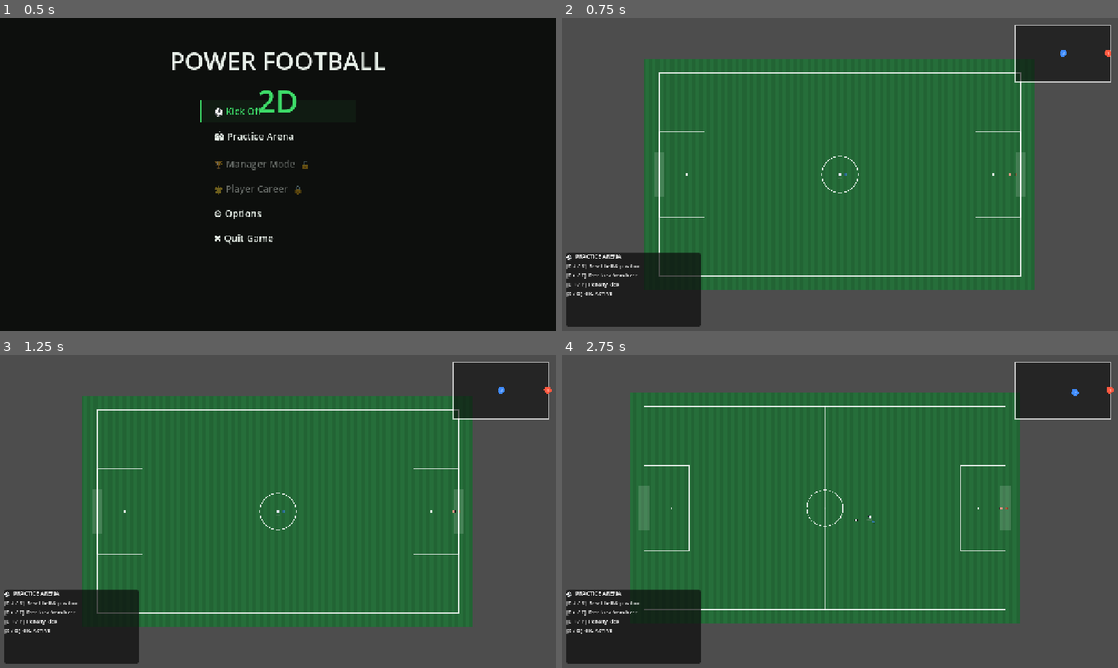
Above: before the commit, frames 1-4 (two rows, left to right).
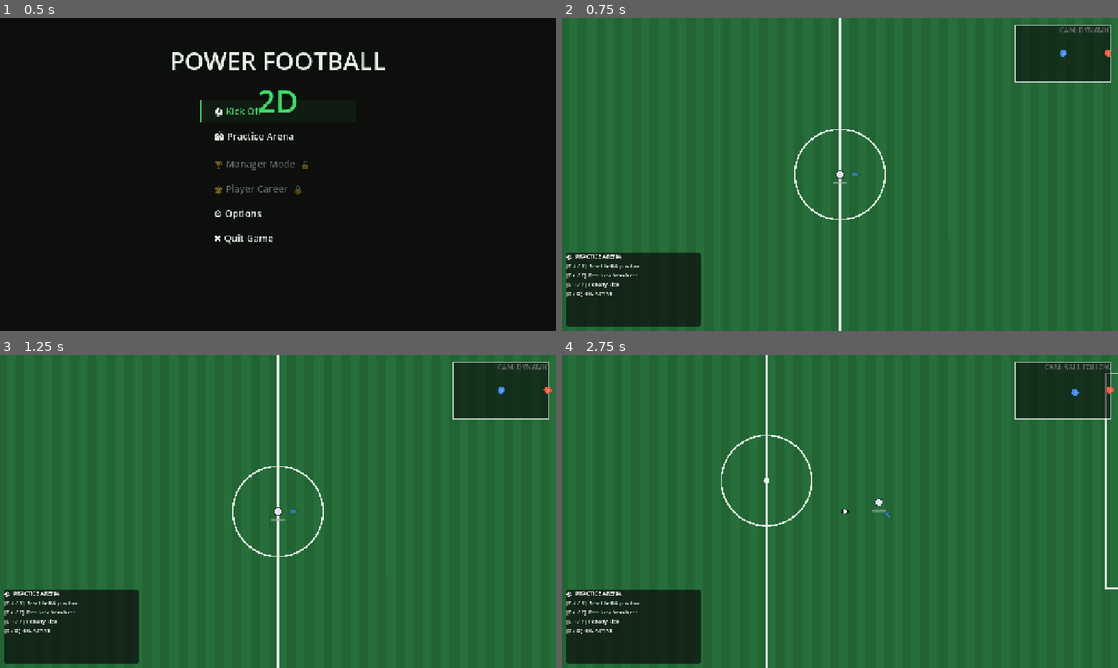
Above: after the commit, the same moments.

Repository: RidgeBridgeStudios/PowerFootball-2D
Game: Godot game, scene res://ui/MainMenu.tscn
Same seed, same stepped clock (60 frames per second), same inputs: the game is played once before the commit and once after it.
Inputs:
- Up to frame 1 (0.5 s): no input
- Up to frame 2 (0.75 s): click "🏟 Practice Arena" at 0.5 s
- Up to frame 3 (1.25 s): no input
- Up to frame 4 (2.75 s): tap Enter at 1.25 s; hold D (move_right) 1.28-2.03 s; hold C (camera_cycle_mode, bound only after the commit) 1.28-2.03 s; hold S (move_down) from 2.03 s (still down); tap Space (action_kick) at 2.1 s; tap C (camera_cycle_mode, bound only after the commit) at 2.3 s

Frame 1 is identical in both runs. In frame 2, 43% of the frame differs, in the area x 0-100%, y 0-100%; in frame 3, 43%; in frame 4, 43%.

Commit message:
Add three-mode MatchCamera controller (ball-follow, dynamic, full-field)
Replaces the static 0.52-zoom follow camera with MatchCamera.gd, a
Camera2D script offering BALL_FOLLOW (tight on the ball), DYNAMIC
(weighted ball/player tracking with distance-based zoom, the new
default), and FULL_FIELD (whole-pitch overview computed from
PitchBoundary.get_pitch_rect()). All transitions lerp; position is
clamped to the pitch rect in every mode.

PitchScene now binds the camera to the ball, pitch bounds, and the
human-controlled player, keeping that reference current across
GameEvents.player_switched. Its own per-frame camera update is
trimmed to screen-shake only, since MatchCamera now owns position
and zoom. Cycling modes is bound to C (Tab was already taken by
action_switch) and reflected live in a new HUD camera-mode label.

Co-Authored-By: Claude Sonnet 5 <noreply@anthropic.com>
Claude-Session: https://claude.ai/code/session_011YeRXRvZFh7eNcmuvaha8F

Diff:
--- /dev/null
+++ b/pitch/MatchCamera.gd
@@ -0,0 +1,251 @@
+##
+## MatchCamera
+##
+## Three-mode camera controller for PowerFootball-2D.
+## BALL_FOLLOW  — tracks the ball closely; zoom is fixed at ball_follow_zoom.
+##                Best for close-quarters play.
+## DYNAMIC      — tracks a weighted average of the ball position and the human
+##                player's position; zoom expands when the two are far apart and
+##                contracts when the action is tight. The default gameplay mode.
+## FULL_FIELD   — centres on the pitch midpoint and zooms out so the entire
+##                pitch fits inside the viewport. Zoom is read-only.
+## The active mode cycles on the "camera_cycle_mode" input action (Tab), or by
+## calling set_mode()/cycle_mode() directly. All transitions are lerped — no
+## instant snap.
+##
+## Depends on: PitchBoundary (bound via bind_pitch()), Pseudo3DBall (bound via
+## bind_ball()), HeavyPlayerController (bound via bind_human_player()).
+## PitchScene owns calling all three bind methods and keeping the human player
+## reference current across player switches.
+## Exposes: bind_ball(), bind_human_player(), bind_pitch(), set_mode(),
+##          cycle_mode(), get_mode(), get_mode_name()
+##
+
+class_name MatchCamera
+extends Camera2D
+
+## ── Mode ─────────────────────────────────────────────────────────────────────
+
+enum Mode { BALL_FOLLOW, DYNAMIC, FULL_FIELD }
+
+## Human-readable labels, indexed by Mode. Kept alongside the enum so the HUD
+## and the cycling logic never drift out of sync with each other.
+const _MODE_NAMES: Array[String] = ["BALL FOLLOW", "DYNAMIC", "FULL FIELD"]
+
+signal camera_mode_changed(mode_name: String)
+
+## Starting mode. Override in the Inspector or via set_mode() at runtime.
+@export var initial_mode: Mode = Mode.DYNAMIC
+
+## ── Zoom levels ──────────────────────────────────────────────────────────────
+
+## Zoom used in BALL_FOLLOW. Higher value = more zoomed in.
+@export var ball_follow_zoom: float = 1.50
+
+## DYNAMIC zoom range. The camera interpolates between these two extremes
+## based on the distance between the ball and the human player.
+@export var dynamic_zoom_min: float = 0.80   ## zoomed out (action spread wide)
+@export var dynamic_zoom_max: float = 1.30   ## zoomed in  (action tight)
+
+## World-space distance at which DYNAMIC zoom reaches its minimum.
+@export var dynamic_spread_max: float = 700.0
+
+## Computed at runtime from the pitch rect — overwritten in bind_pitch().
+var _full_field_zoom: float = 0.52
+
+## ── Smoothing ────────────────────────────────────────────────────────────────
+
+## Position lerp speed (higher = snappier). Applied every physics frame.
+@export var position_lerp_speed: float = 6.0
+
+## Zoom lerp speed (lower = lazier zoom transitions).
+@export var zoom_lerp_speed: float = 3.0
+
+## DYNAMIC lead-ahead: the camera looks slightly ahead of the ball's velocity.
+## 0.0 = no lead, 1.0 = very aggressive.
+@export_range(0.0, 1.0) var velocity_lead_strength: float = 0.18
+
+## Max pixels the lead-ahead offset can push the camera from the base target.
+@export var max_lead_distance: float = 120.0
+
+## ── Internal state ───────────────────────────────────────────────────────────
+
+var _mode: Mode = Mode.DYNAMIC
+var _ball: Node2D = null              ## Pseudo3DBall
+var _human: Node2D = null             ## HeavyPlayerController
+var _boundary: Node = null            ## PitchBoundary
+var _pitch_rect: Rect2 = Rect2()
+var _target_zoom: float = 1.0
+var _target_position: Vector2 = Vector2.ZERO
+
+
+func _ready() -> void:
+	_mode = initial_mode
+	position_smoothing_enabled = false  ## we handle smoothing manually
+	_target_zoom = _zoom_for_mode(_mode)
+	zoom = Vector2(_target_zoom, _target_zoom)
+
+
+## ── Bind API (called by PitchScene) ─────────────────────────────────────────
+
+func bind_ball(b: Node2D) -> void:
+	_ball = b
+
+
+func bind_human_player(p: Node2D) -> void:
+	_human = p
+
+
+func bind_pitch(boundary: Node) -> void:
+	_boundary = boundary
+	if _boundary != null and _boundary.has_method("get_pitch_rect"):
+		_pitch_rect = _boundary.get_pitch_rect()
+	else:
+		_pitch_rect = Rect2(Vector2(-864.0, -512.0), Vector2(1728.0, 1024.0))
+	_full_field_zoom = _compute_full_field_zoom()
+	if _mode == Mode.FULL_FIELD:
+		_target_zoom = _full_field_zoom
+		zoom = Vector2(_target_zoom, _target_zoom)
+
+
+## ── Mode switching ───────────────────────────────────────────────────────────
+
+## Cycles BALL_FOLLOW → DYNAMIC → FULL_FIELD → BALL_FOLLOW.
+func cycle_mode() -> void:
+	set_mode((int(_mode) + 1) % _MODE_NAMES.size())
+
+
+func set_mode(new_mode: Mode) -> void:
+	_mode = new_mode
+	_target_zoom = _zoom_for_mode(_mode)
+	camera_mode_changed.emit(get_mode_name())
+
+
+func get_mode() -> Mode:
+	return _mode
+
+
+func get_mode_name() -> String:
+	return _MODE_NAMES[_mode]
+
+
+## ── Core update loop ─────────────────────────────────────────────────────────
+
+func _physics_process(delta: float) -> void:
+	if _ball == null:
+		return
+
+	_target_position = _compute_target_position()
+	_target_zoom     = _compute_target_zoom()
+
+	# Clamp position so the camera never shows outside the pitch in overview.
+	if _mode == Mode.FULL_FIELD:
+		global_position = _pitch_rect.get_center()
+	else:
+		var clamped: Vector2 = _clamp_to_pitch(_target_position)
+		global_position = global_position.lerp(clamped, clampf(position_lerp_speed * delta, 0.0, 1.0))
+
+	var new_zoom: float = lerpf(zoom.x, _target_zoom, clampf(zoom_lerp_speed * delta, 0.0, 1.0))
+	zoom = Vector2(new_zoom, new_zoom)
+
+
+## ── Input ────────────────────────────────────────────────────────────────────
+
+func _unhandled_input(event: InputEvent) -> void:
+	if event.is_action_pressed(&"camera_cycle_mode"):
+		cycle_mode()
+
+
+## ── Private helpers ──────────────────────────────────────────────────────────
+
+func _ball_velocity() -> Vector2:
+	if _ball == null:
+		return Vector2.ZERO
+	if _ball.has_method("get_velocity"):
+		return _ball.get_velocity()
+	if "velocity" in _ball:
+		return _ball.velocity
+	return Vector2.ZERO
+
+
+func _compute_target_position() -> Vector2:
+	var ball_pos: Vector2 = _ball.global_position
+
+	match _mode:
+		Mode.BALL_FOLLOW:
+			# Lead slightly in the direction the ball is travelling.
+			var lead: Vector2 = _ball_velocity().limit_length(max_lead_distance) * velocity_lead_strength
+			return ball_pos + lead
+
+		Mode.DYNAMIC:
+			if _human == null:
+				return ball_pos
+			# Weighted average: ball gets 65%, human player gets 35%. Keeps the
+			# ball as the star of the show while giving the human player enough
+			# screen presence to anticipate the next touch.
+			var weighted: Vector2 = ball_pos * 0.65 + _human.global_position * 0.35
+			var lead: Vector2 = _ball_velocity().limit_length(max_lead_distance) * velocity_lead_strength * 0.6
+			return weighted + lead
+
+		Mode.FULL_FIELD:
+			return _pitch_rect.get_center()
+
+	return ball_pos
+
+
+func _compute_target_zoom() -> float:
+	match _mode:
+		Mode.BALL_FOLLOW:
+			return ball_follow_zoom
+
+		Mode.DYNAMIC:
+			if _human == null:
+				return dynamic_zoom_max
+			var spread: float = _ball.global_position.distance_to(_human.global_position)
+			# Remap spread [0 … dynamic_spread_max] → zoom [max … min].
+			var t: float = clampf(spread / dynamic_spread_max, 0.0, 1.0)
+			return lerpf(dynamic_zoom_max, dynamic_zoom_min, t)
+
+		Mode.FULL_FIELD:
+			return _full_field_zoom
+
+	return dynamic_zoom_max
+
+
+func _zoom_for_mode(m: Mode) -> float:
+	match m:
+		Mode.BALL_FOLLOW:
+			return ball_follow_zoom
+		Mode.DYNAMIC:
+			return dynamic_zoom_max
+		Mode.FULL_FIELD:
+			return _full_field_zoom
+	return dynamic_zoom_max
+
+
+func _compute_full_field_zoom() -> float:
+	if _pitch_rect.size == Vector2.ZERO:
+		return 0.52
+	var viewport_size: Vector2 = get_viewport().get_visible_rect().size
+	# 10% padding so the touchlines are not flush with the screen edge.
+	var padding: float = 0.90
+	var zoom_x: float = viewport_size.x / _pitch_rect.size.x * padding
+	var zoom_y: float = viewport_size.y / _pitch_rect.size.y * padding
+	# Use the smaller axis so the full pitch always fits.
+	return minf(zoom_x, zoom_y)
+
+
+## Clamp the camera centre so it does not scroll past the pitch edges. The
+## clamp margin shrinks as zoom increases (you see less world space).
+func _clamp_to_pitch(pos: Vector2) -> Vector2:
+	if _pitch_rect.size == Vector2.ZERO:
+		return pos
+	var viewport_size: Vector2 = get_viewport().get_visible_rect().size
+	var half_view: Vector2 = viewport_size * 0.5 / zoom
+	var min_pos: Vector2 = _pitch_rect.position + half_view
+	var max_pos: Vector2 = _pitch_rect.end      - half_view
+	# If the viewport is wider than the pitch (e.g. a near full-field view),
+	# centre on the pitch on that axis rather than clamping.
+	var clamped_x: float = pos.x if half_view.x >= _pitch_rect.size.x * 0.5 else clampf(pos.x, min_pos.x, max_pos.x)
+	var clamped_y: float = pos.y if half_view.y >= _pitch_rect.size.y * 0.5 else clampf(pos.y, min_pos.y, max_pos.y)
+	return Vector2(clamped_x, clamped_y)
--- a/pitch/PitchScene.gd
+++ b/pitch/PitchScene.gd
@@ -105,6 +105,7 @@
 	restart_timer.timeout.connect(_on_restart_timer_timeout)
 
 	_bind_players()
+	_bind_camera(hud.active_player)
 	_set_piece_coordinator.bind(ball, boundary, players)
 
 	var team_a_name: String = _selected_home_team.team_name if _selected_home_team != null else (DataLoader.get_team(GameManager.TEAM_A).team_name if DataLoader.league != null else "Team A")
@@ -206,6 +207,7 @@
 	hud.bind_active_player(_practice_human)
 	hud.enter_practice_mode()
 	GameEvents.player_switched.emit(_practice_human)
+	_bind_camera(_practice_human)
 
 	# Practice-only handlers. The normal _on_goal_scored/_on_ball_out_of_bounds
 	# are deliberately never connected here — they'd run a full kickoff ceremony.
@@ -387,18 +389,14 @@
 
 
 ## Camera feel. Kept here deliberately small.
-## TODO: extract into a CameraRig node alongside dynamic zoom (pull out when play
-## is stretched, push in near the box) once there are more than two players.
 func shake_camera(amount: float) -> void:
 	_shake_amount = minf(_shake_amount + amount, 1.0)
 
 
+## Position and zoom are owned by MatchCamera.gd (the three-mode controller
+## bound in _bind_camera()); this only layers screen-shake on top via offset,
+## which MatchCamera never touches.
 func _update_camera(delta: float) -> void:
-	# Follow the ball, damped, so the pitch stays readable and the camera never
-	# snaps. The high-angle view is otherwise static by design.
-	var target: Vector2 = ball.global_position.lerp(boundary.get_centre_spot(), 0.35)
-	camera.global_position = camera.global_position.lerp(target, 1.0 - exp(-3.0 * delta))
-
 	if _shake_amount <= 0.0:
 		camera.offset = Vector2.ZERO
 		return
@@ -406,6 +404,36 @@
 	_shake_amount = maxf(_shake_amount - shake_decay * delta * _shake_amount, 0.0)
 	var magnitude: float = shake_strength * _shake_amount
 	camera.offset = Vector2(randf_range(-magnitude, magnitude), randf_range(-magnitude, magnitude))
+
+
+## Wires MatchCamera to the ball, pitch bounds, and the currently human-
+## controlled player, and keeps the human reference current across
+## GameEvents.player_switched so DYNAMIC/BALL_FOLLOW keep tracking the right
+## player after a switch.
+func _bind_camera(human: HeavyPlayerController) -> void:
+	var cam := camera as MatchCamera
+	if cam == null:
+		return
+
+	cam.bind_ball(ball)
+	cam.bind_human_player(human)
+	cam.bind_pitch(boundary)
+
+	if not cam.camera_mode_changed.is_connected(hud.set_camera_mode_label):
+		cam.camera_mode_changed.connect(hud.set_camera_mode_label)
+	hud.set_camera_mode_label(cam.get_mode_name())
+
+	if not GameEvents.player_switched.is_connected(_on_player_switched_for_camera):
+		GameEvents.player_switched.connect(_on_player_switched_for_camera)
+
+
+## GameEvents.player_switched carries a plain Node; MatchCamera.bind_human_player
+## wants a Node2D, so this narrows it rather than connecting the signal straight
+## to the bind method.
+func _on_player_switched_for_camera(new_player: Node) -> void:
+	var cam := camera as MatchCamera
+	if cam != null:
+		cam.bind_human_player(new_player as Node2D)
 
 
 func _bind_players() -> void:
--- a/pitch/PitchScene.tscn
+++ b/pitch/PitchScene.tscn
@@ -13,6 +13,7 @@
 [ext_resource type="Script" path="res://pitch/PitchMarkings.gd" id="11_markings"]
 [ext_resource type="PackedScene" path="res://ui/TouchlineBubble.tscn" id="12_touchline"]
 [ext_resource type="PackedScene" path="res://pitch/Minimap.tscn" id="13_minimap"]
+[ext_resource type="Script" path="res://pitch/MatchCamera.gd" id="14_camera"]
 
 [sub_resource type="RectangleShape2D" id="RectangleShape2D_goal"]
 size = Vector2(48, 200)
@@ -226,8 +227,10 @@
 role = 0
 
 [node name="MatchCamera" type="Camera2D" parent="."]
-zoom = Vector2(0.52, 0.52)
-position_smoothing_enabled = true
+zoom = Vector2(1.3, 1.3)
+position_smoothing_enabled = false
+script = ExtResource("14_camera")
+initial_mode = 1
 
 [node name="RestartTimer" type="Timer" parent="."]
 one_shot = true
--- a/project.godot
+++ b/project.godot
@@ -165,6 +165,12 @@
 ]
 }
 
+camera_cycle_mode={
+"deadzone": 0.5,
+"events": [Object(InputEventKey,"resource_local_to_scene":false,"resource_name":"","device":-1,"window_id":0,"alt_pressed":false,"shift_pressed":false,"ctrl_pressed":false,"meta_pressed":false,"pressed":false,"keycode":0,"physical_keycode":67,"key_label":0,"unicode":0,"location":0,"echo":false,"script":null)
+]
+}
+
 
 [layer_names]
 
--- a/ui/HUD.gd
+++ b/ui/HUD.gd
@@ -36,6 +36,7 @@
 
 @onready var score_label: Label = $Root/TopBar/ScoreLabel
 @onready var clock_label: Label = $Root/TopBar/ClockLabel
+@onready var camera_mode_label: Label = $Root/CameraModeLabel
 @onready var status_label: Label = $Root/StatusLabel
 @onready var power_meter: ProgressBar = $Root/PowerMeter
 @onready var set_piece_banner: Label = $Root/SetPieceBanner
@@ -101,6 +102,12 @@
 
 	score_label.visible = false
 	clock_label.visible = false
+
+
+## Called by PitchScene (via MatchCamera.camera_mode_changed) whenever the
+## camera mode changes, so the player always sees which mode is active.
+func set_camera_mode_label(mode_name: String) -> void:
+	camera_mode_label.text = "CAM: " + mode_name
 
 
 ## Called by PitchScene whenever the GK active/frozen toggle changes.
--- a/ui/HUD.tscn
+++ b/ui/HUD.tscn
@@ -36,6 +36,22 @@
 layout_mode = 2
 text = "0:00"
 horizontal_alignment = 1
+
+[node name="CameraModeLabel" type="Label" parent="Root"]
+layout_mode = 1
+anchors_preset = 3
+anchor_left = 1.0
+anchor_top = 0.0
+anchor_right = 1.0
+anchor_bottom = 0.0
+offset_left = -160.0
+offset_top = 16.0
+offset_right = -16.0
+offset_bottom = 40.0
+grow_horizontal = 0
+theme_override_font_sizes/font_size = 16
+horizontal_alignment = 2
+text = "CAM: DYNAMIC"
 
 [node name="StatusLabel" type="Label" parent="Root"]
 layout_mode = 1
Not shown: 1 places in pitch/PitchScene.tscn that only renumber resources
